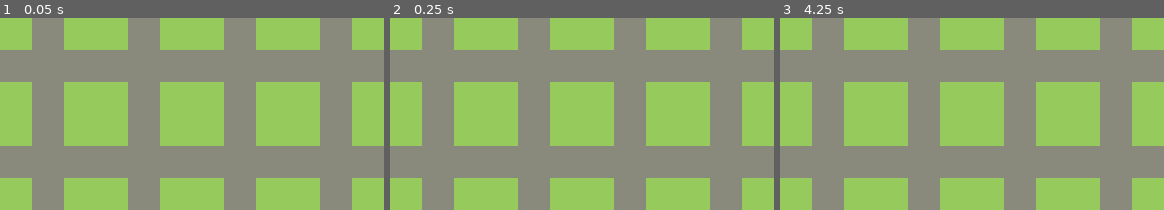
Above: before the commit, frames 1-3 (left to right).
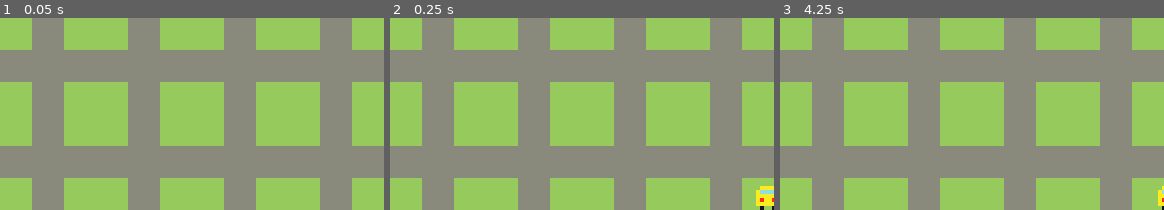
Above: after the commit, the same moments.

Repository: super-repair-bros/super-repair-bros
Game: Godot game, scene res://Scenes/level/level.tscn
Same seed, same stepped clock (60 frames per second), same inputs: the game is played once before the commit and once after it.
Inputs:
- Up to frame 1 (0.05 s): no input
- Up to frame 2 (0.25 s): no input
- Up to frame 3 (4.25 s): tap Enter at 0.5, 2, 3.5 s; hold D (right) 0.53-1.28 s; tap Space at 1.25, 2.75 s; hold S (down) 1.28-2.03 s; hold D (right) 2.03-2.78 s; hold W (up) 2.78-3.53 s; hold A (left) from 3.53 s (still down)
The pictures show only the part of the screen within x 50-100%, y 50-100%; the shares and areas given below are measured in that part.

Frame 1 is identical in both runs. In frame 2, 0.5% of the frame differs, in the area x 95-100%, y 87-100%; in frame 3, 0.2%.

Commit message:
fix detection of screen size

Diff:
--- a/Scenes/PlayerCar/PlayerCar.gd
+++ b/Scenes/PlayerCar/PlayerCar.gd
@@ -19,14 +19,14 @@
 		velocity.y -= 1
 	velocity = velocity.normalized() * speed
 
-	if position.x > get_viewport().size.x:
+	if position.x > get_viewport_rect().size.x:
 		position.x = 0
-	if position.y > get_viewport().size.y:
+	if position.y > get_viewport_rect().size.y:
 		position.y = 0
 	if position.x < 0:
-		position.x = get_viewport().size.x
+		position.x = get_viewport_rect().size.x
 	if position.y < 0:
-		position.y = get_viewport().size.y
+		position.y = get_viewport_rect().size.y
 
 
 func _physics_process(_delta):
